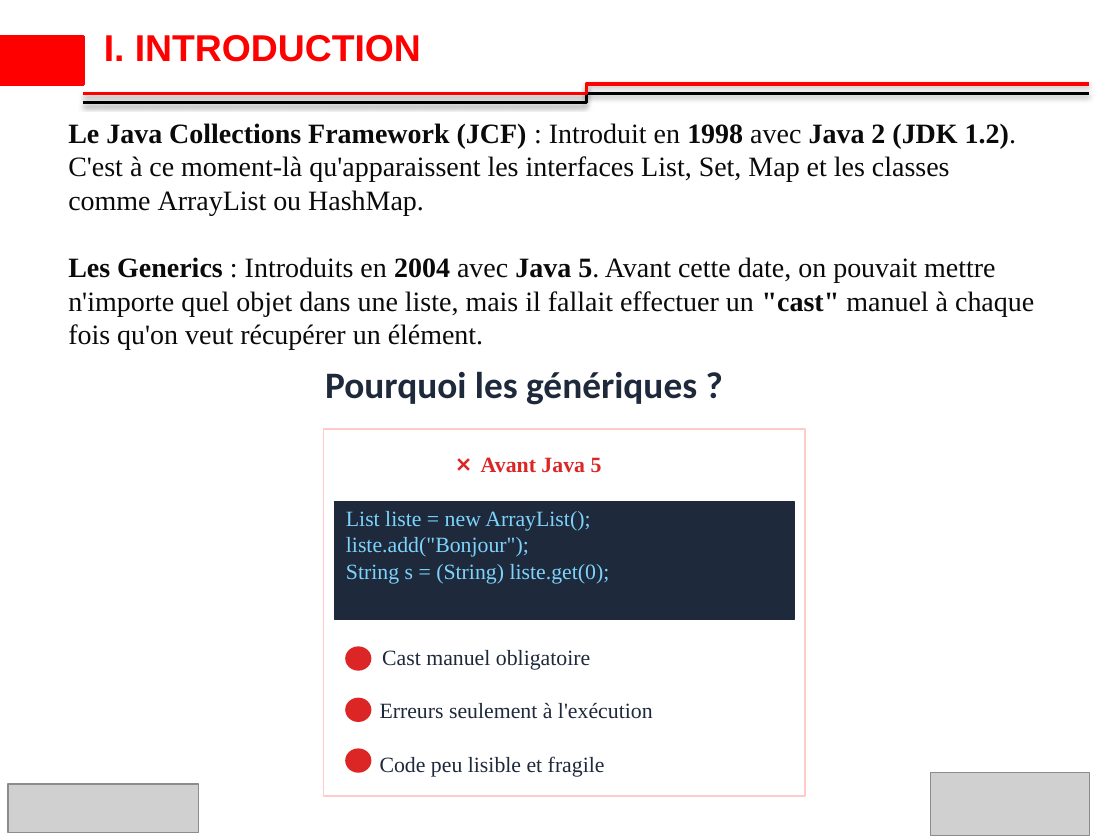
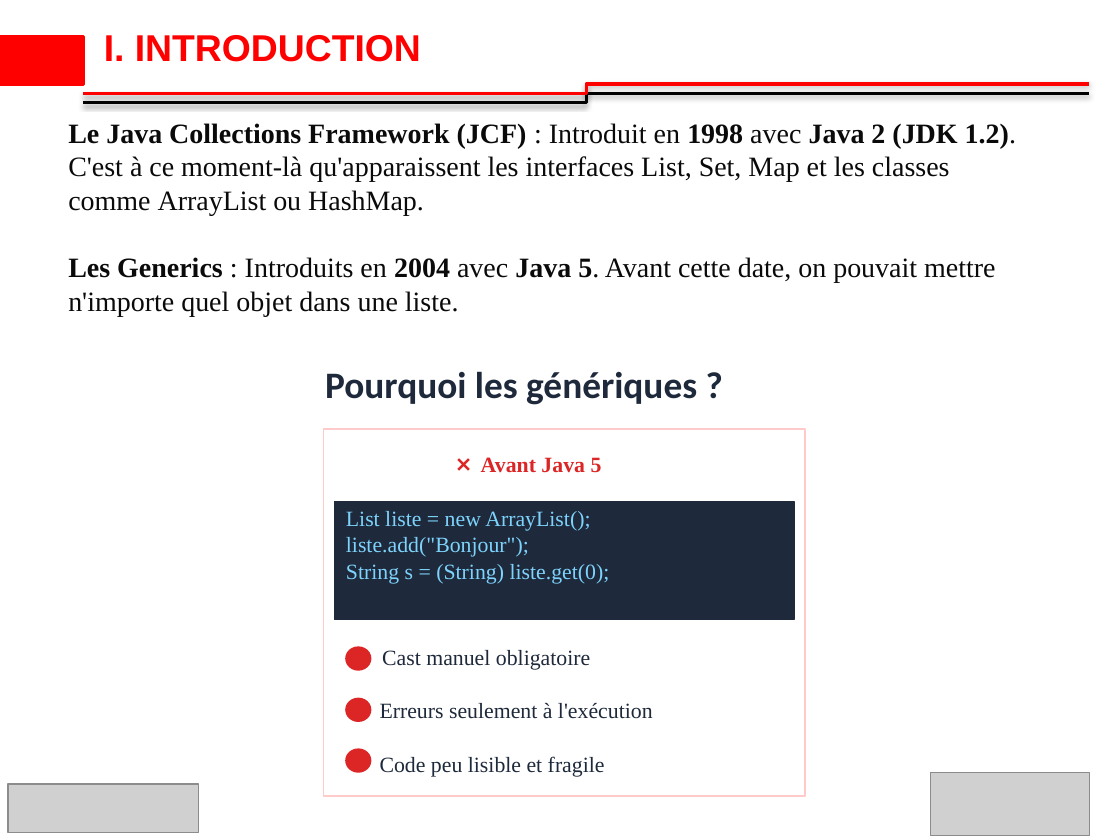
Before and after one commit to ibrahimsava/Osis-training-in-java, a slide deck: slide 3 of osis_presentation_Ibrahim_SAVADOGO_S3.pptx. Drawn at 1120x840 pixels with LibreOffice and Linux fonts; fonts in the diff are those of the drawing; grey boxes stand for pictures; background and template pictures are left out. Boxes give left, top, right and bottom in pixels: in the first picture for what was removed or moved away, otherwise in the second. Text is boxed around its words. In the diff, an @@ line names an element or a change of style, - is before the commit and + after.

```diff
--- a/osis_presentation_Ibrahim_SAVADOGO_S3.pptx
+++ b/osis_presentation_Ibrahim_SAVADOGO_S3.pptx
@@ text at [68, 257, 995, 316]: text changed @@
-Les Generics : Introduits en 2004 avec Java 5. Avant cette date, on pouvait mettre n'importe quel objet dans une liste, mais il fallait effectuer un "cast" manuel à chaque fois qu'on veut récupérer un élément.
+Les Generics : Introduits en 2004 avec Java 5. Avant cette date, on pouvait mettre n'importe quel objet dans une liste.
```
Also in this commit, not shown: 10 other slides changed, 1 slide removed.
